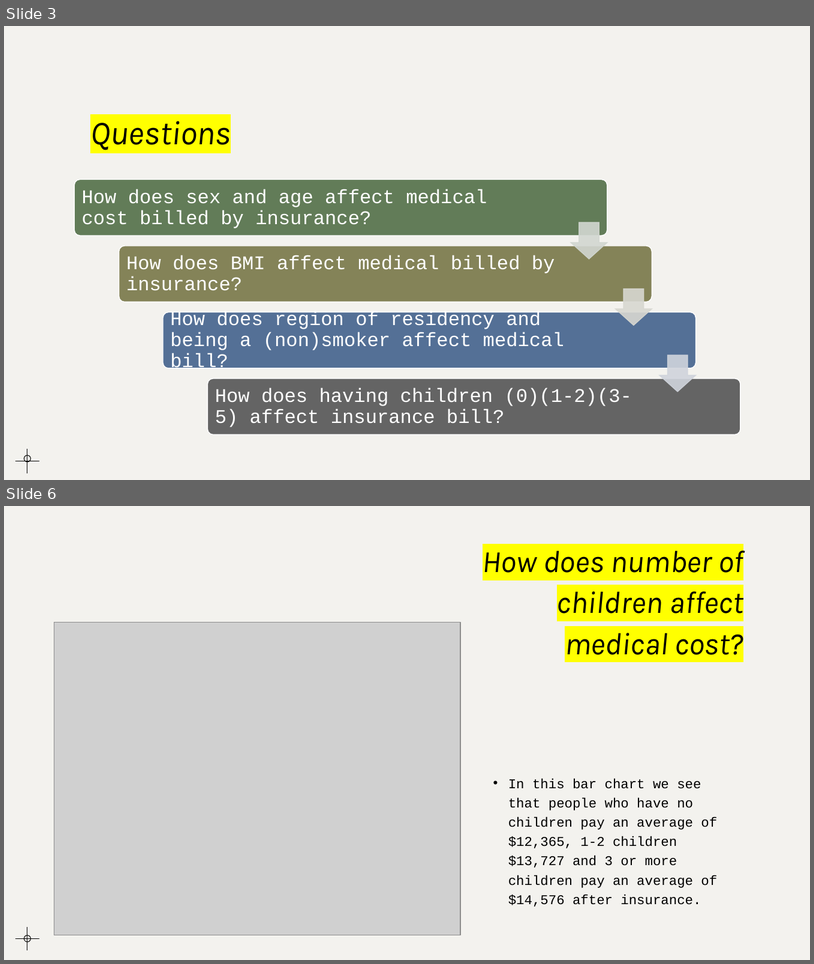
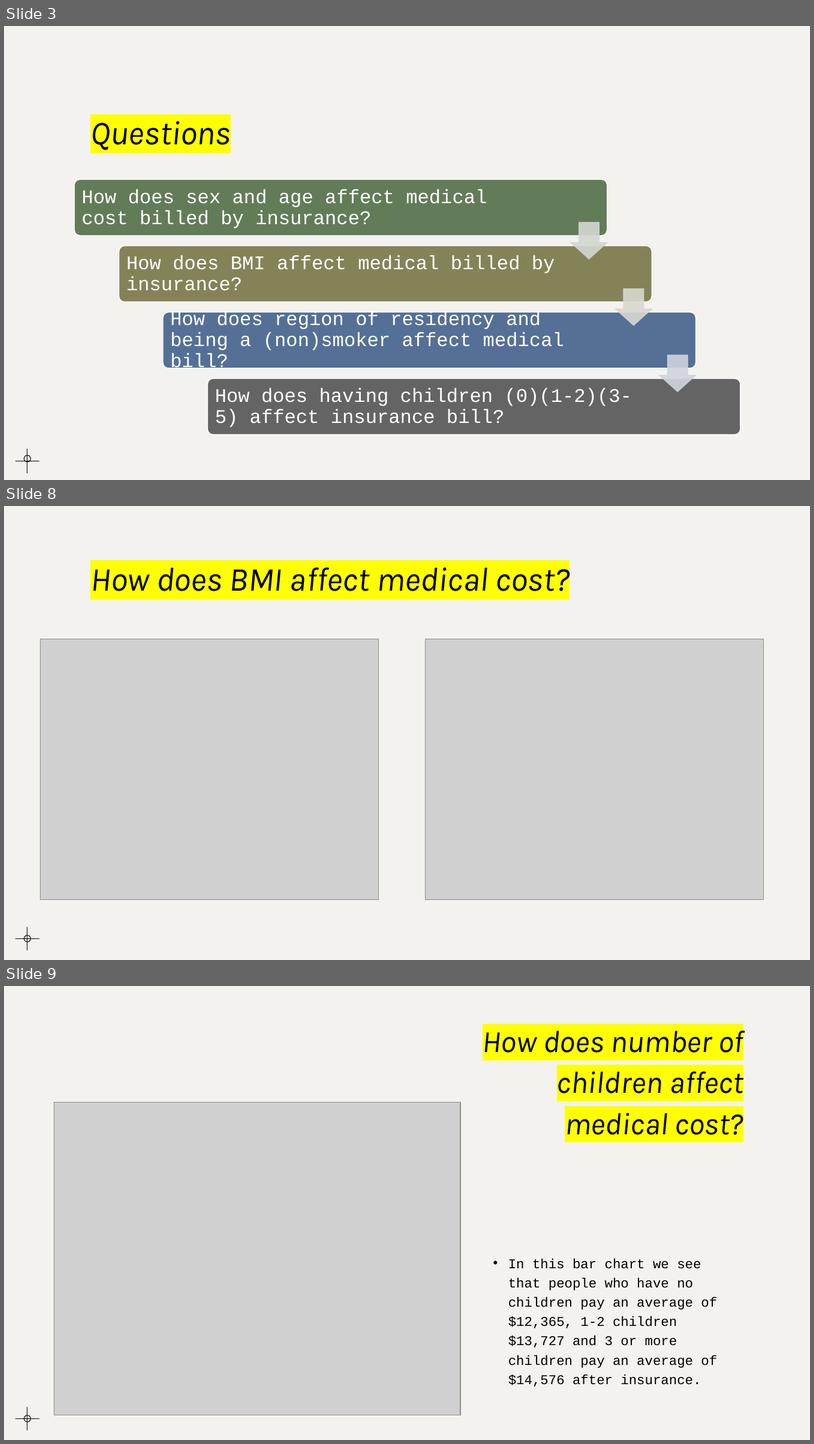
Before and after one commit to jaimelangenfeld/project1, a slide deck: Medical Cost After Insurance.pptx. Shown one above the other, each under a label of ours: slides 3 and 6 before the commit, slides 3, 8 and 9 after it; the slides between them are not shown. The pictures are 814x964 and 814x1444 pixels, drawn with LibreOffice and Linux fonts; fonts in the diff are those of the drawing; grey boxes stand for pictures. Boxes give left, top, right and bottom in pixels: in the first picture for what was removed or moved away, otherwise in the second. Text is boxed around its words. In the diff, an @@ line names an element or a change of style, - is before the commit and + after.

```diff
--- a/Medical Cost After Insurance.pptx
+++ b/Medical Cost After Insurance.pptx
@@ slide 8 added at box(4, 506, 810, 960), background #F3F2EE; not listed: 3 template elements that a slide beside it also shows @@
@@ title added at box(90, 567, 570, 591), 40 pt, text #000000, italic @@
+How does BMI affect medical cost?
@@ picture added at box(40, 639, 378, 899) @@
@@ picture added at box(426, 639, 764, 899) @@
@@ what was slide 6 is now slide 9 @@
```
Also in this commit, not shown: 2 slides changed, 2 other slides added, 5 other files.
